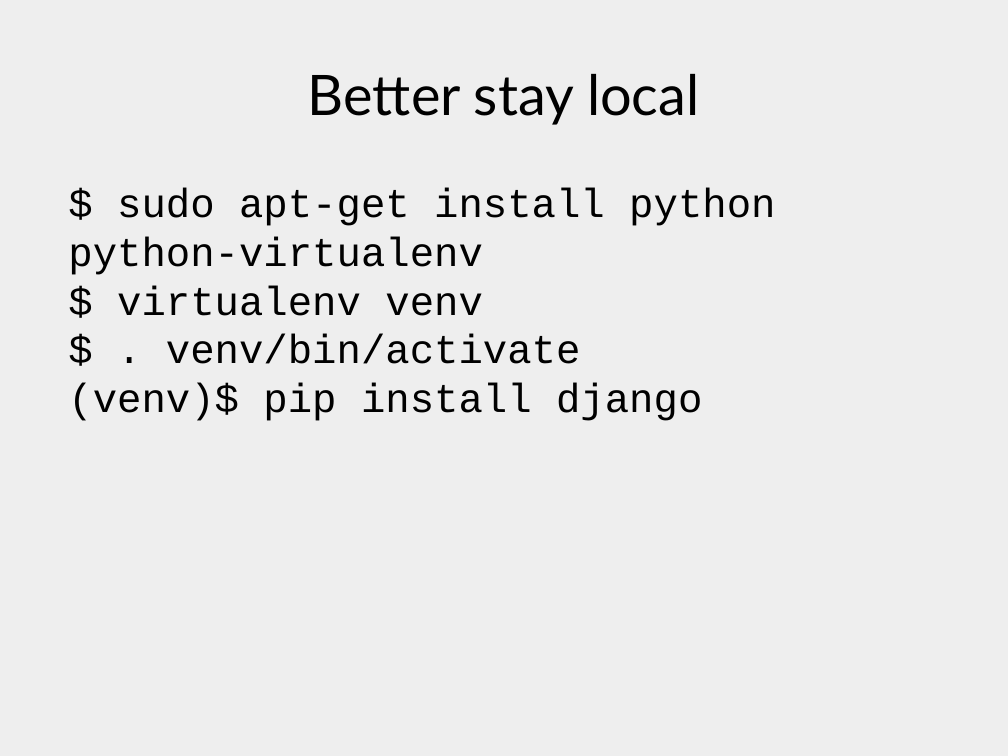
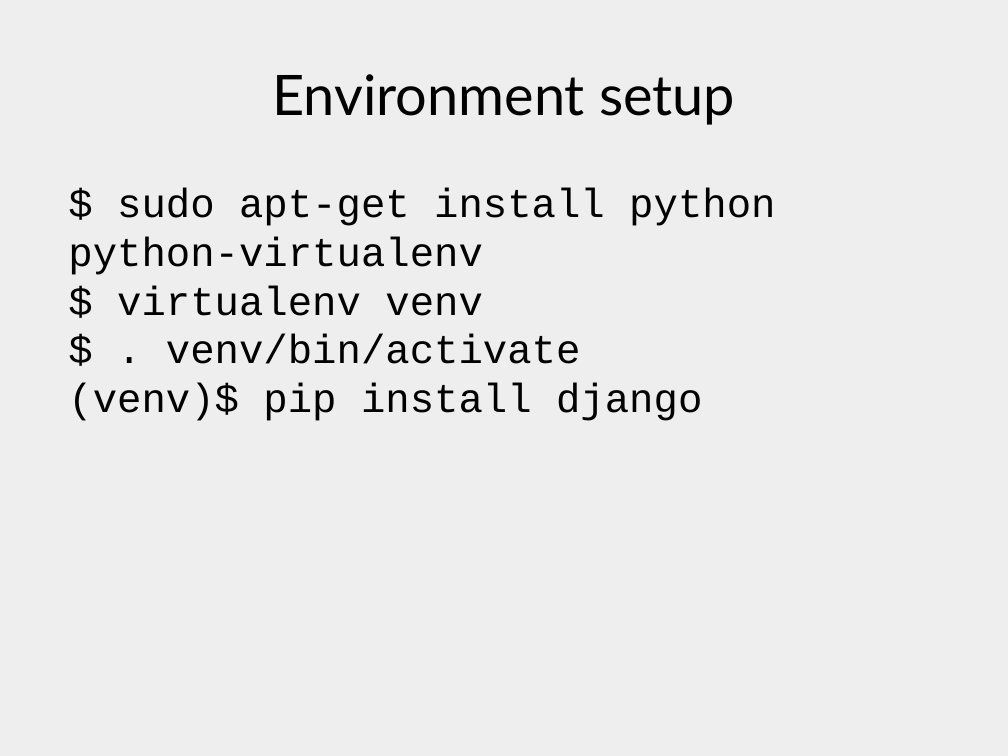
Before and after one commit to xrmx/tcs-lademuta, a slide deck: slide 13 of django.odp (slide 12 before the commit). Drawn at 1008x756 pixels with LibreOffice and Linux fonts; fonts in the diff are those of the drawing. Boxes give left, top, right and bottom in pixels: in the first picture for what was removed or moved away, otherwise in the second. Text is boxed around its words. In the diff, an @@ line names an element or a change of style, - is before the commit and + after.

```diff
--- a/django.odp
+++ b/django.odp
@@ title at <box>272,74,735,125</box>: text changed @@
-Better stay local
+Environment setup
```
Also in this commit, not shown: 5 other slides changed, 1 slide added, 2 other files.
